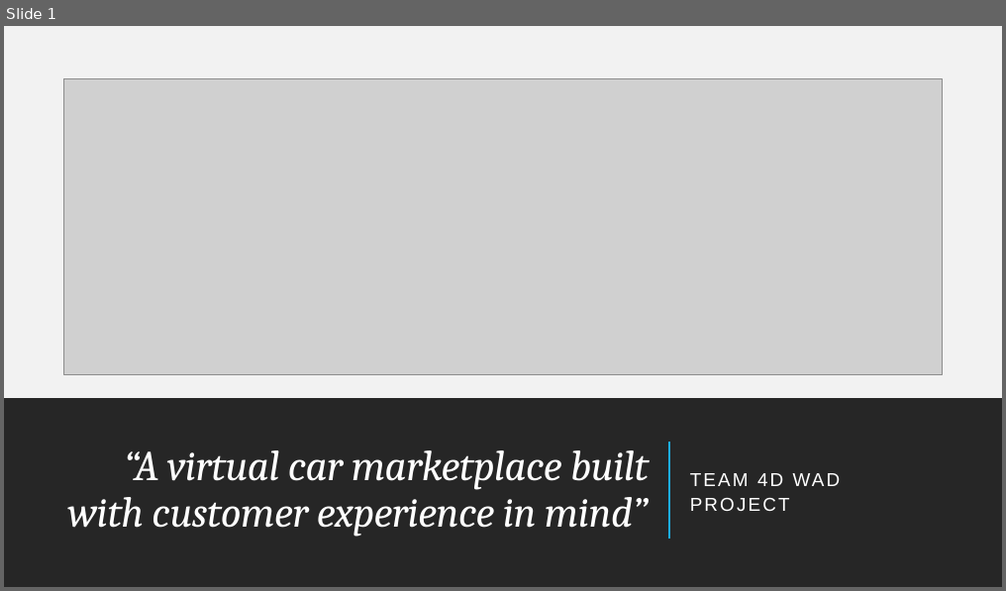
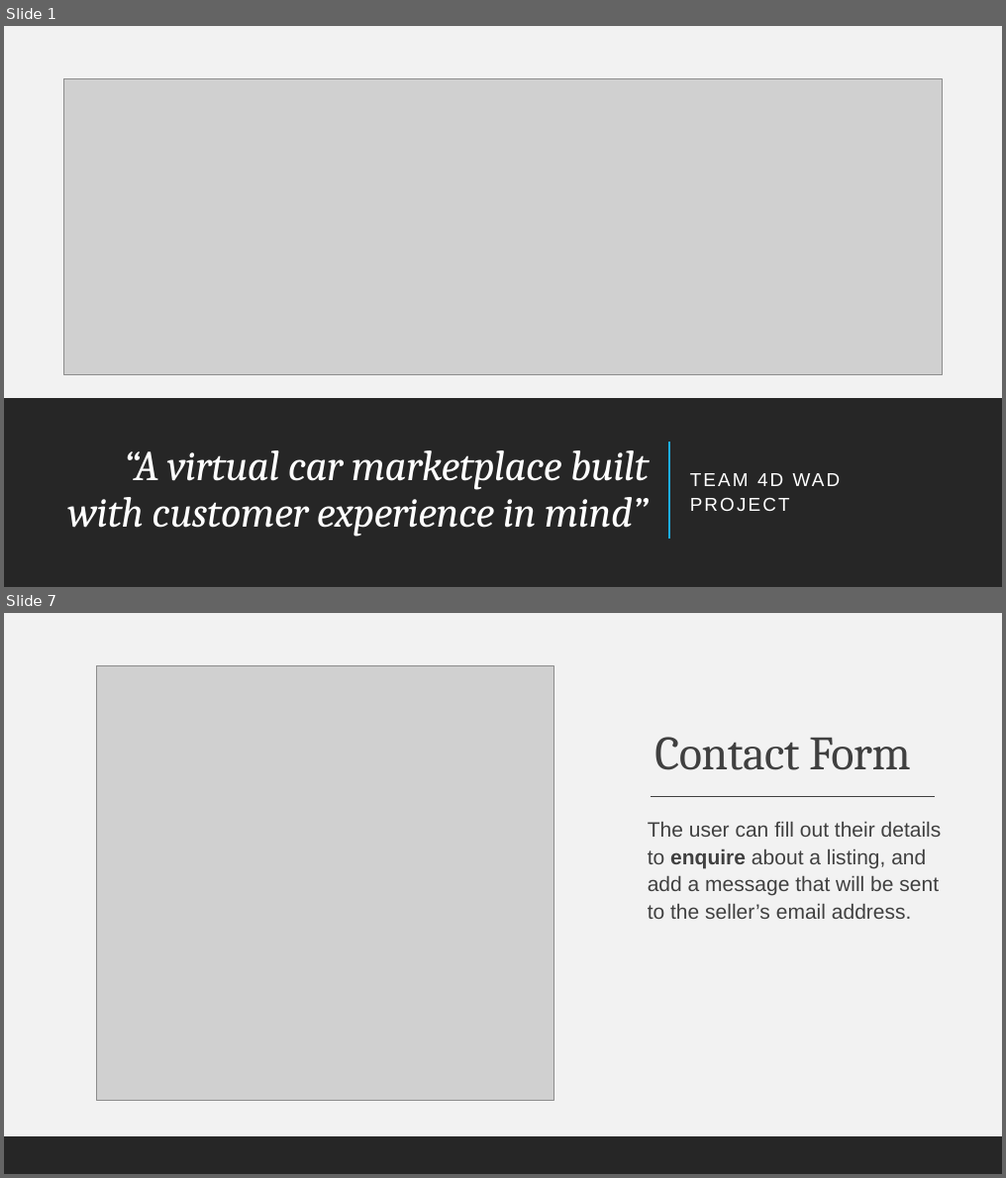
Before and after one commit to AndreiGhita2002/WAD_Car_Market, a slide deck: Presentation.pptx. Shown one above the other, each under a label of ours: slide 1 before the commit, slides 1 and 7 after it; the slides between them are not shown. The pictures are 1006x591 and 1006x1178 pixels, drawn with LibreOffice and Linux fonts; fonts in the diff are those of the drawing; grey boxes stand for pictures. Boxes give left, top, right and bottom in pixels: in the first picture for what was removed or moved away, otherwise in the second. Text is boxed around its words. In the diff, an @@ line names an element or a change of style, - is before the commit and + after.

```diff
--- a/Presentation.pptx
+++ b/Presentation.pptx
@@ slide 7 added at box(4, 613, 1002, 1174), background #F2F2F2 @@
@@ rectangle added at box(4, 613, 1002, 1174), fill #F2F2F2 @@
@@ picture added at box(97, 665, 553, 1100) @@
@@ title added at box(654, 737, 911, 770), 46 pt, text #404040 @@
+Contact Form
@@ line added from (650, 797) to (936, 797), #404040 1 pt @@
@@ text added at box(648, 821, 942, 919), 20 pt, text #404040 @@
+The user can fill out their details to enquire about a listing, and add a message that will be sent to the seller’s email address.
@@ rectangle added at box(4, 1137, 1002, 1174), fill #262626 @@
```
Also in this commit, not shown: 5 slides changed, 7 other slides added, 3 other files.
